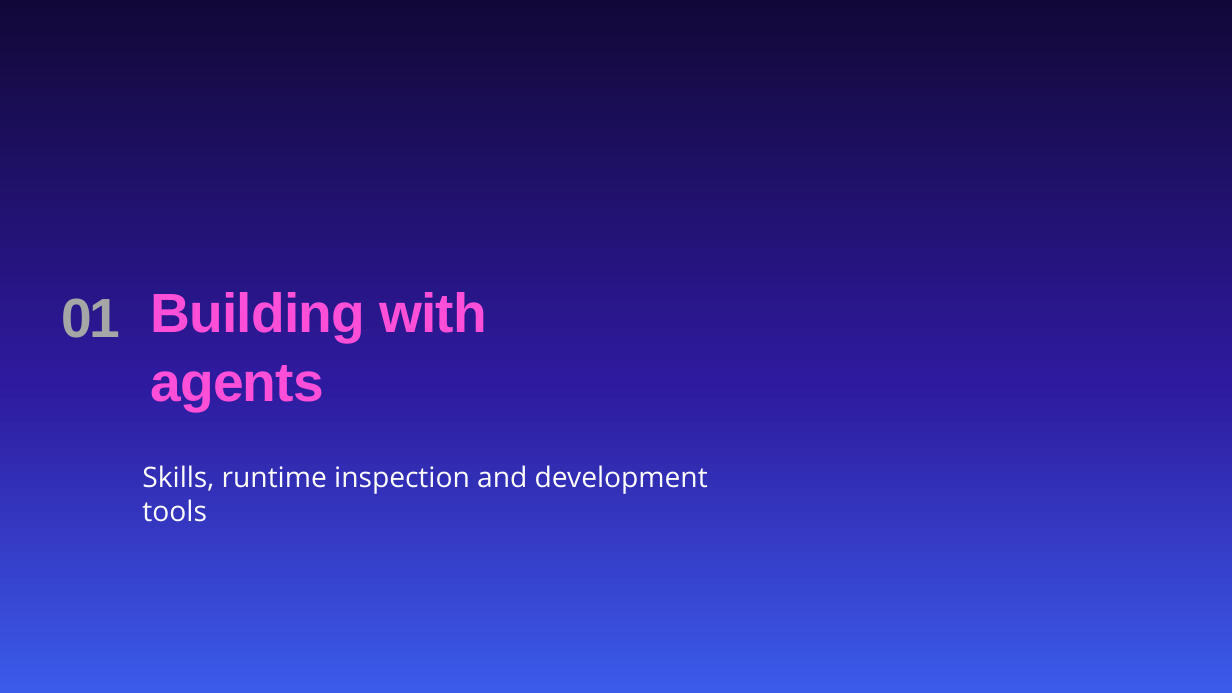
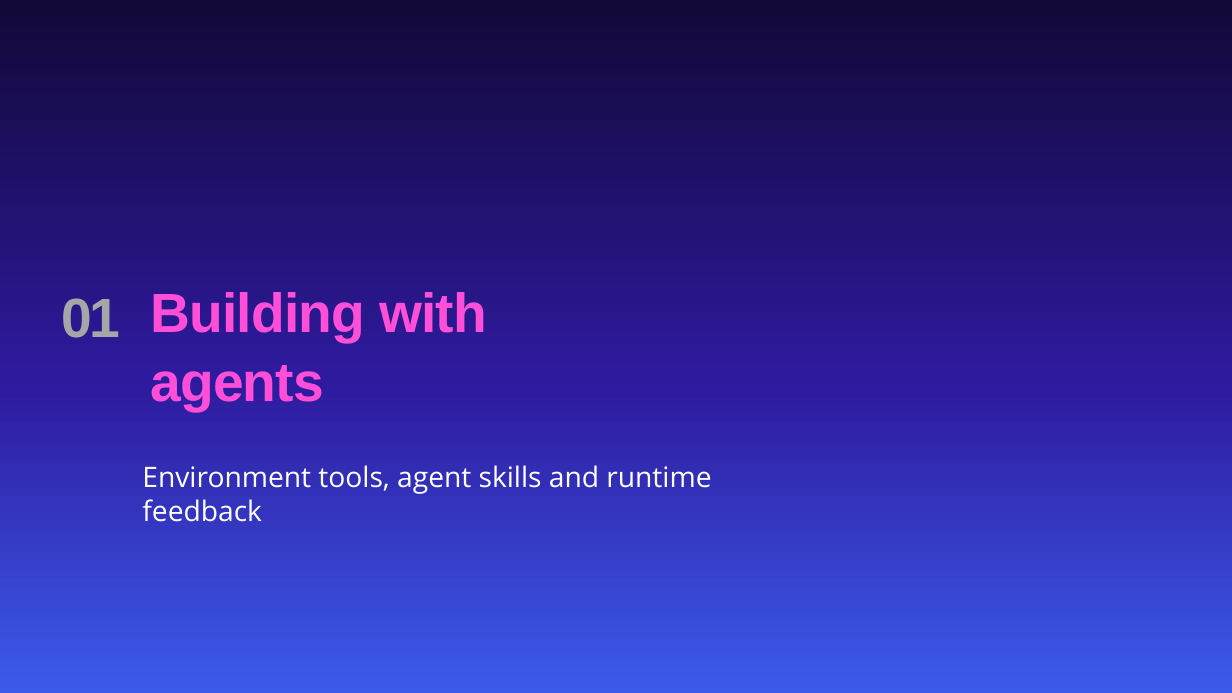
Before and after one commit to mattleibow/dotnetconf2026, a slide deck: slide 4 of slides.pptx. Drawn at 1232x693 pixels with LibreOffice and Linux fonts; fonts in the diff are those of the drawing; background and template pictures are left out. Boxes give left, top, right and bottom in pixels: in the first picture for what was removed or moved away, otherwise in the second. Text is boxed around its words. In the diff, an @@ line names an element or a change of style, - is before the commit and + after.

```diff
--- a/slides.pptx
+++ b/slides.pptx
@@ text at <box>142,465,711,522</box>: text changed @@
-Skills, runtime inspection and development tools
+Environment tools, agent skills and runtime feedback
```
Also in this commit, not shown: 2 other slides changed, 3 slides added.
